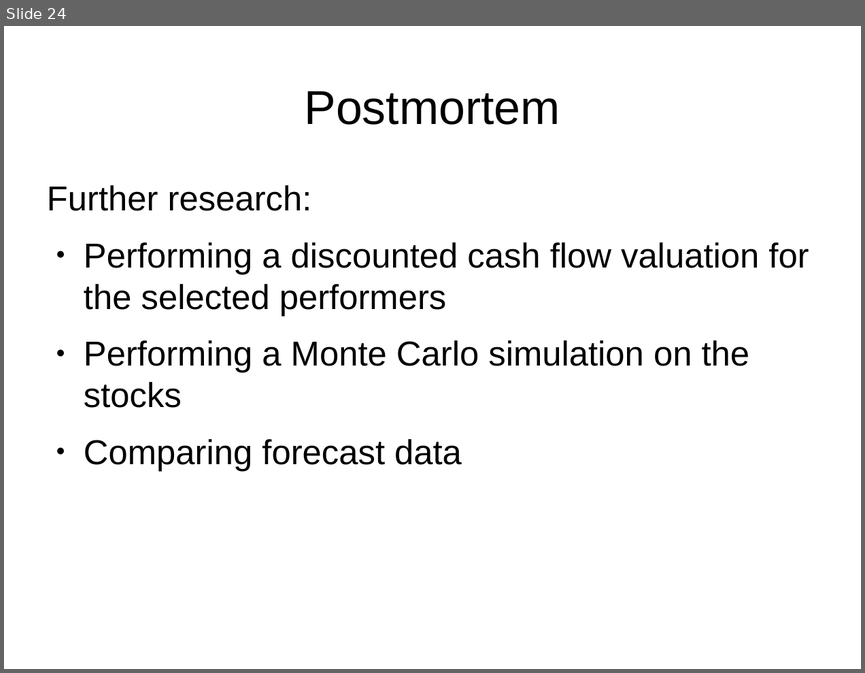
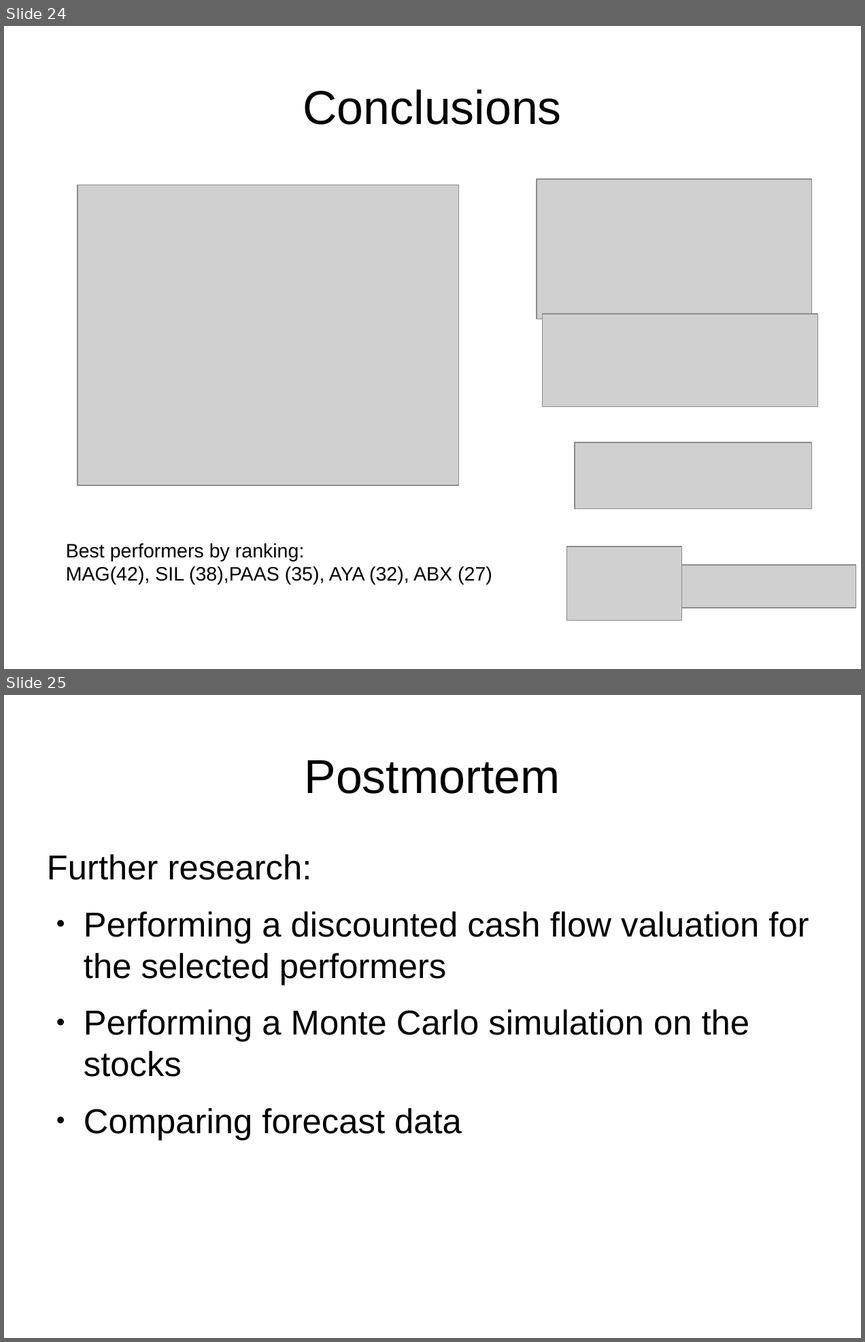
Before and after one commit to AlexR44/Quantitative-Fundamental-Analysis, a slide deck: Presentation.odp. Shown one above the other, each under a label of ours: slide 24 before the commit, slides 24 and 25 after it. The pictures are 865x673 and 865x1342 pixels, drawn with LibreOffice and Linux fonts; fonts in the diff are those of the drawing; grey boxes stand for pictures. Boxes give left, top, right and bottom in pixels: in the first picture for what was removed or moved away, otherwise in the second. Text is boxed around its words. In the diff, an @@ line names an element or a change of style, - is before the commit and + after.

```diff
--- a/Presentation.odp
+++ b/Presentation.odp
@@ slide 24 added at [4, 26, 861, 669], background #FFFFFF @@
@@ title added at [303, 89, 562, 125], 44 pt, text #000000 @@
+Conclusions
@@ picture added at [77, 184, 459, 485] @@
@@ picture added at [536, 179, 812, 319] @@
@@ picture added at [543, 314, 818, 407] @@
@@ picture added at [575, 442, 812, 508] @@
@@ text added at [66, 543, 492, 584], 18 pt, text #000000 @@
+Best performers by ranking:
+MAG(42), SIL (38),PAAS (35), AYA (32), ABX (27)
@@ picture added at [567, 546, 682, 620] @@
@@ picture added at [682, 565, 856, 607] @@
@@ what was slide 24 is now slide 25 @@
```
Also in this commit, not shown: 4 slides changed, 6 other files.
